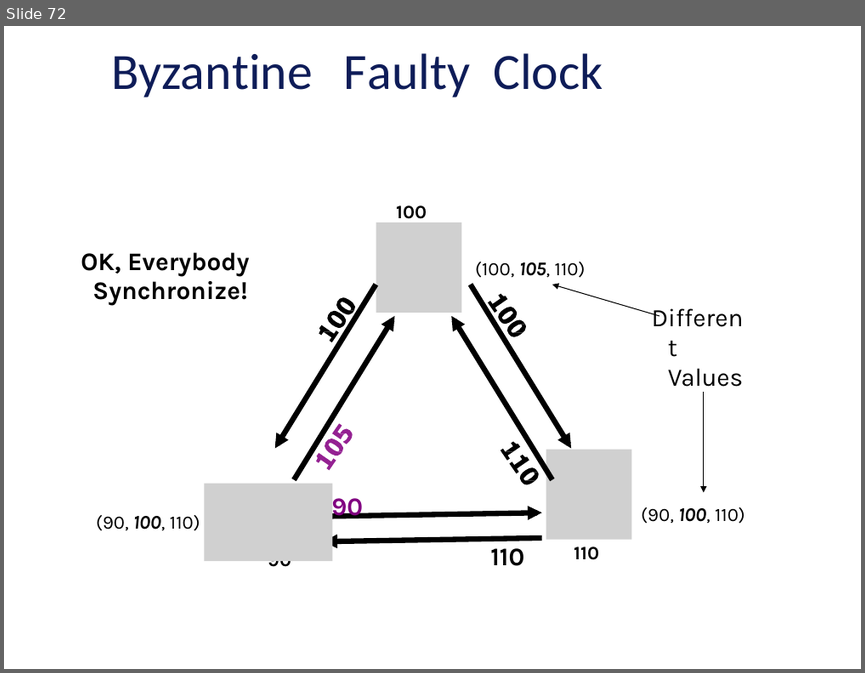
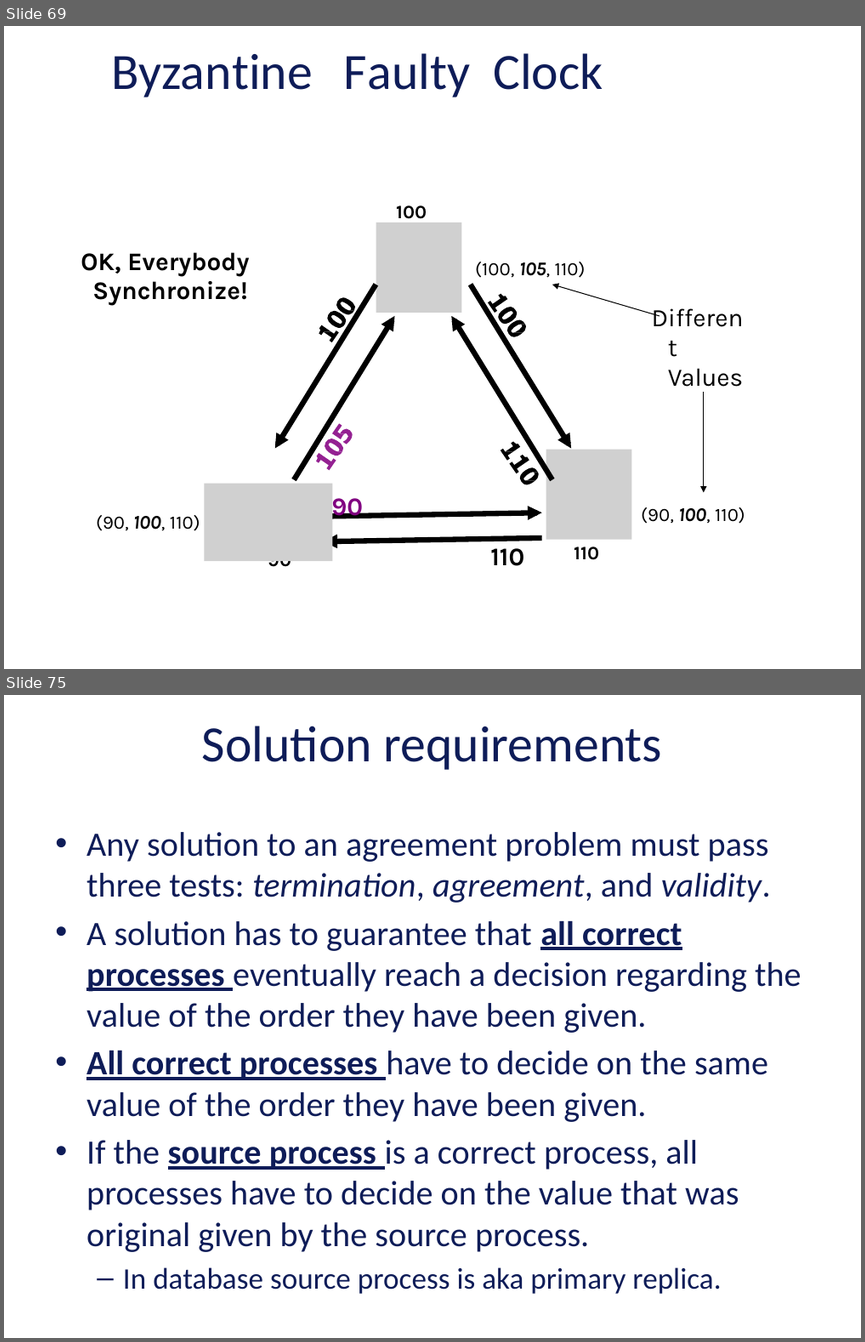
Before and after one commit to vu-resilient-distributed-systems/lectures-fall-2019, a slide deck: Module-5-AvoidingFailures/04_00_SoftwareFaultTolerance.pptx. Shown one above the other, each under a label of ours: slide 72 before the commit, slides 69 and 75 after it; the slides between them are not shown. The pictures are 865x673 and 865x1342 pixels, drawn with LibreOffice and Linux fonts; fonts in the diff are those of the drawing; grey boxes stand for pictures; background and template pictures are left out. Boxes give left, top, right and bottom in pixels: in the first picture for what was removed or moved away, otherwise in the second. Text is boxed around its words. In the diff, an @@ line names an element or a change of style, - is before the commit and + after.

```diff
--- a/Module-5-AvoidingFailures/04_00_SoftwareFaultTolerance.pptx
+++ b/Module-5-AvoidingFailures/04_00_SoftwareFaultTolerance.pptx
@@ slide 75 added at (4,695,861,1338), background picture (left out) @@
@@ title added at (202,726,663,770), 42.7 pt, text #0E1C58 @@
+Solution requirements
@@ text added at (86,832,801,1252), 28.7 pt, text #0E1C58 @@
+• Any solution to an agreement problem must pass three tests: termination, agreement, and validity.
+• A solution has to guarantee that all correct processes eventually reach a decision regarding the value of the order they have been given.
+• All correct processes have to decide on the same value of the order they have been given.
+• If the source process is a correct process, all processes have to decide on the value that was original given by the source process.
+  – In database source process is aka primary replica.
@@ what was slide 72 is now slide 69 @@
```
Also in this commit, not shown: 2 slides changed, 41 other slides added, 3 slides removed, 2 other files.
